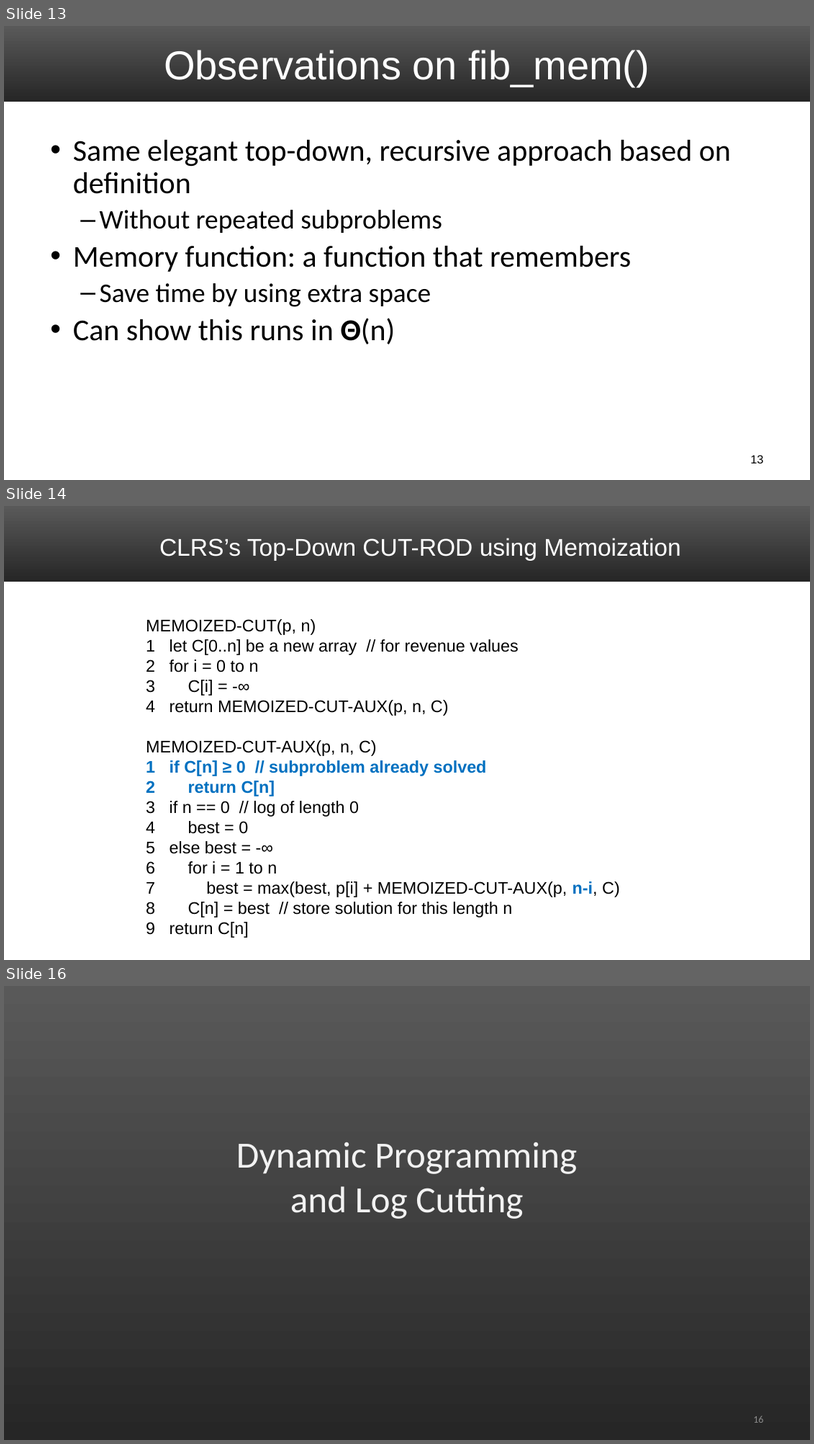
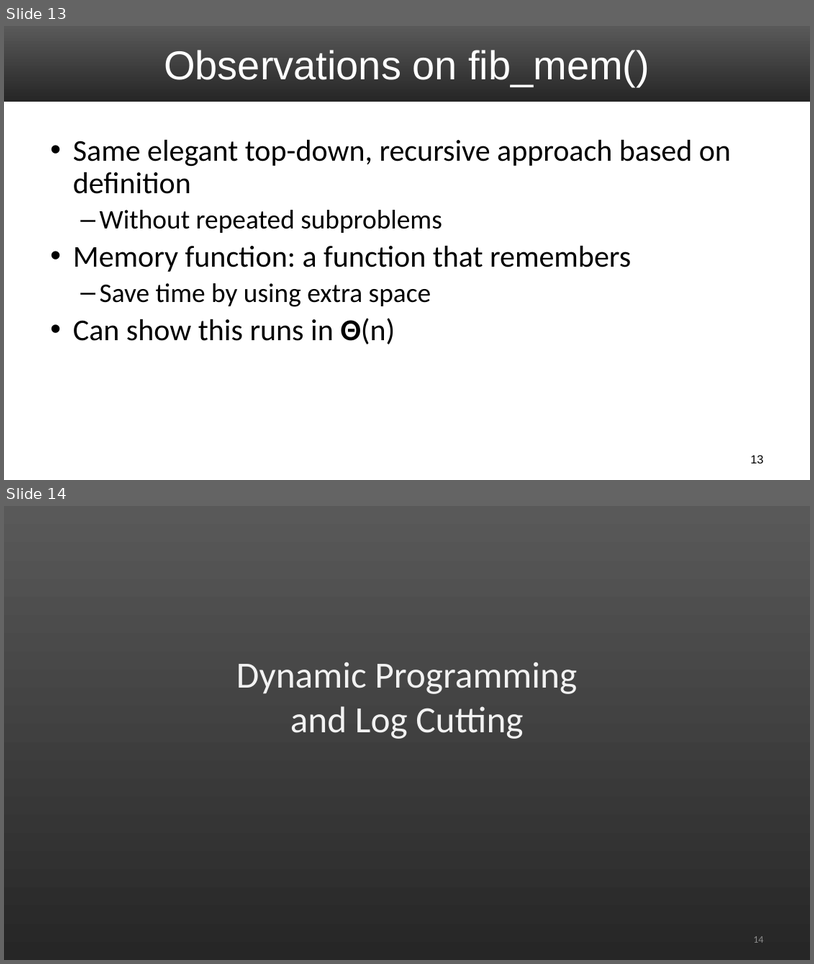
Before and after one commit to uva-cs/cs4102-f21, a slide deck: slides/DynamicProgramming.pptx. Shown one above the other, each under a label of ours: slides 13, 14 and 16 before the commit, slides 13 and 14 after it; the slides between them are not shown. The pictures are 814x1444 and 814x964 pixels, drawn with LibreOffice and Linux fonts; fonts in the diff are those of the drawing. Boxes give left, top, right and bottom in pixels: in the first picture for what was removed or moved away, otherwise in the second. Text is boxed around its words. In the diff, an @@ line names an element or a change of style, - is before the commit and + after.

Commit message:
small DP slide changes

```diff
--- a/slides/DynamicProgramming.pptx
+++ b/slides/DynamicProgramming.pptx
@@ slide 14 removed at (x1=4, y1=506, x2=810, y2=960), background #FFFFFF; not listed: 1 template element that a slide beside it also shows @@
@@ title removed at (x1=160, y1=538, x2=681, y2=560) @@
-CLRS’s Top-Down CUT-ROD using Memoization
@@ text removed at (x1=146, y1=619, x2=620, y2=937) @@
-MEMOIZED-CUT(p, n)
-1 let C[0..n] be a new array // for revenue values
-2 for i = 0 to n
-3 C[i] = -∞
-4 return MEMOIZED-CUT-AUX(p, n, C)
-MEMOIZED-CUT-AUX(p, n, C)
-1 if C[n] ≥ 0 // subproblem already solved
-2 return C[n]
-3 if n == 0 // log of length 0
-4 best = 0
-5 else best = -∞
-6 for i = 1 to n
-7 best = max(best, p[i] + MEMOIZED-CUT-AUX(p, n-i, C)
-8 C[n] = best // store solution for this length n
-9 return C[n]
@@ what was slide 16 is now slide 14 @@
```
Also in this commit, not shown: 1 other slide removed, 1 other file.
